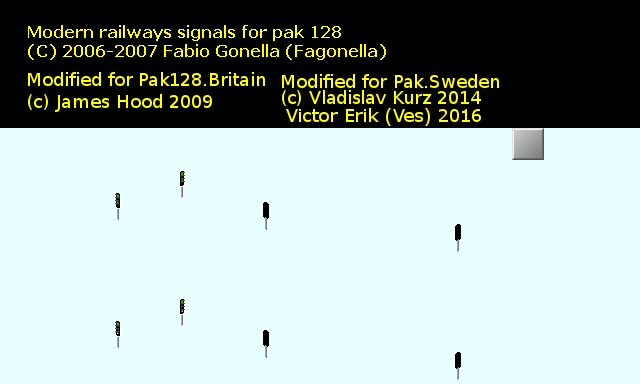
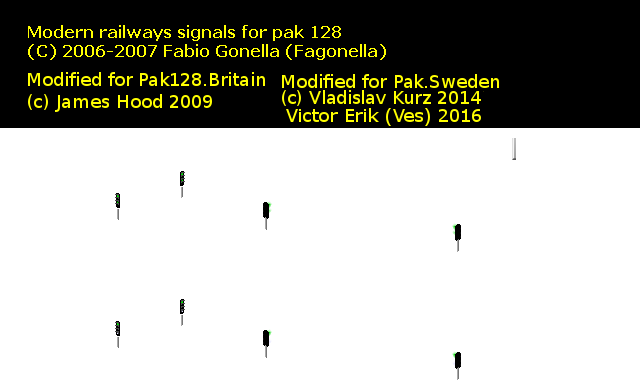
Comparing the layer stacks of the two 640×384 images. Changes:
added layer "Flare" above "blink" over 267, 201, 457, 366
hid "Bakgrund" over 0, 128, 640, 384
